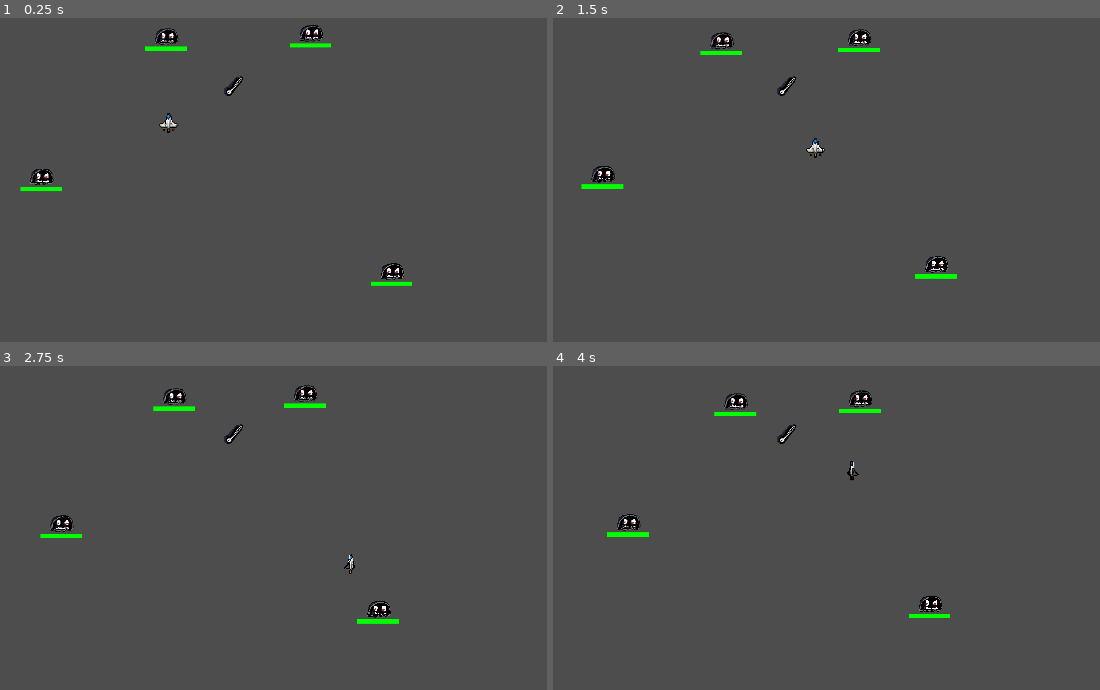
Above: before the commit, frames 1-4 (two rows, left to right).
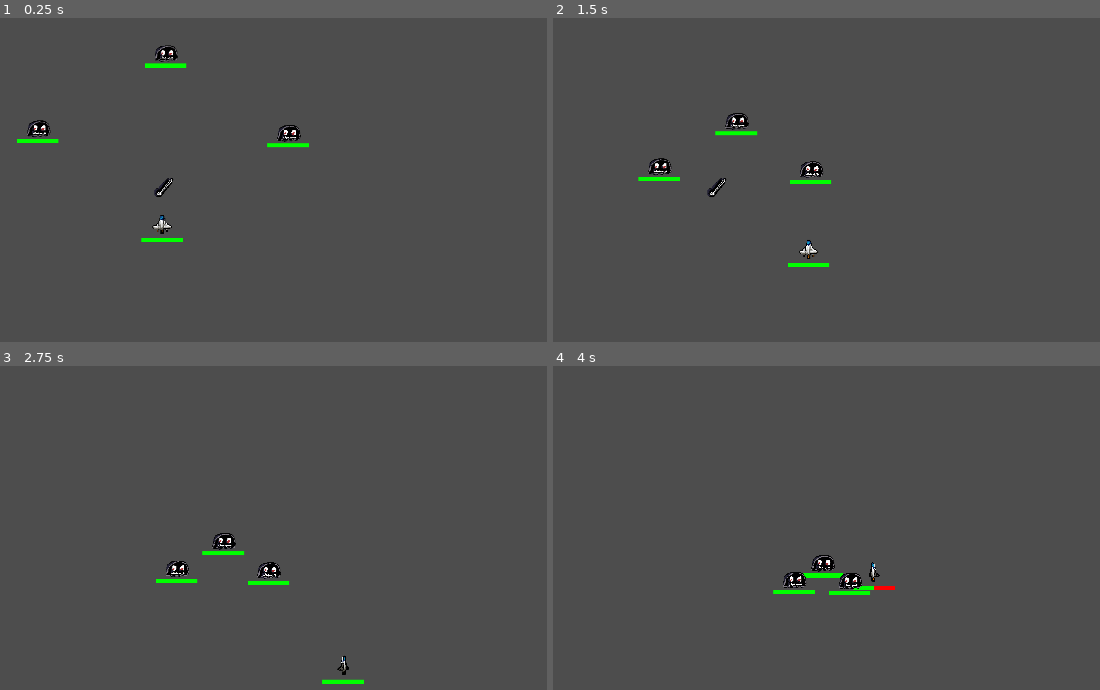
Above: after the commit, the same moments.

Repository: Tigatok/skunkworks-game
Game: Godot game, scene res://Main.tscn
Two runs of this game, one before a commit and one after it. Both use one fixed random seed, a clock stepped at 60 frames per second and the inputs below.
Inputs:
- Up to frame 1 (0.25 s): no input
- Up to frame 2 (1.5 s): hold Right (move_right) 0.53-1.28 s; tap Space (space) at 0.6, 1.35 s; hold Down (move_down) from 1.28 s (still down)
- Up to frame 3 (2.75 s): release Down (move_down) at 2.03 s; hold Right (move_right) from 2.03 s (still down); tap Space (space) at 2.1 s
- Up to frame 4 (4 s): release Right (move_right) at 2.78 s; hold Up (move_up) 2.78-3.53 s; tap Space (space) at 2.85, 3.6 s; hold Left (move_left) from 3.53 s (still down)

The runs differ from the first frame. In frame 1, 2.3% of the frame differs, in the area x 3-76%, y 2-83%; in frame 2, 2.4%, in the area x 5-74%, y 3-81%; in frame 3, 2.3%; in frame 4, 2.2%.

Commit message:
Adds health bar, and death animation

Diff:
--- a/Main.tscn
+++ b/Main.tscn
@@ -7,20 +7,20 @@
 [node name="Main" type="Node"]
 
 [node name="WeaponPickup" parent="." instance=ExtResource("4_70frw")]
-position = Vector2(636, 211)
+position = Vector2(468, 455)
 collision_layer = 1
 weapon_name = "MissileLauncher"
 
 [node name="Player" parent="." instance=ExtResource("2_043f6")]
+position = Vector2(464, 544)
+speed = 300
+weapons = []
 
 [node name="Monster" parent="." instance=ExtResource("3_ocsmo")]
 position = Vector2(473, 95)
 
 [node name="Monster2" parent="." instance=ExtResource("3_ocsmo")]
-position = Vector2(824, 87)
+position = Vector2(134, 295)
 
 [node name="Monster3" parent="." instance=ExtResource("3_ocsmo")]
-position = Vector2(170, 436)
-
-[node name="Monster4" parent="." instance=ExtResource("3_ocsmo")]
-position = Vector2(1021, 666)
+position = Vector2(799, 307)
--- a/Missile/missile.tscn
+++ b/Missile/missile.tscn
@@ -9,6 +9,8 @@
 
 [node name="Missile" type="RigidBody2D"]
 position = Vector2(322, 284)
+collision_layer = 0
+mass = 0.01
 gravity_scale = 2.66454e-15
 script = ExtResource("1_tywn1")
 
--- a/Monster/monster.gd
+++ b/Monster/monster.gd
@@ -1,6 +1,7 @@
-extends Area2D
+extends RigidBody2D
 
 @export var health = 20
+@export var damage = 5
 @onready var player = $"../Player"
 @onready var healthBar = $HealthBar
 
@@ -9,20 +10,25 @@
 var damageTaken
 var totalSize = 100
 
-func _on_body_entered(body):
-	takeDamage(body)
-
 func _on_damaged():
 	var xRemove = totalSize / damageTaken
 	$HealthBar/Green.size.x -= xRemove
 
 func _physics_process(delta):
+	#move_and_collide(Vector2(player.position).normalized())
 	moveTowardPlayer(delta)
+#	if (!$Weapon):
+#		return
+#	# Check for active weapon, or fire all of them.
+#	var activeWeapon = $Weapon
+#	activeWeapon.fireWeapon()
 
 func moveTowardPlayer(delta):
+	if (!player):
+		return
 	var direction = Vector2(player.position - self.position)
-	var moveSpeed = direction * delta * 0.04
-	position += moveSpeed
+	var moveSpeed = direction * delta * 0.4
+	move_and_collide(moveSpeed)
 
 func takeDamage(body):
 	damageTaken = body.damage
@@ -32,3 +38,10 @@
 	print("Hit, health: ", health)
 	if (health <= 0):
 		queue_free()
+
+
+func _on_body_entered(body):
+	if (body.name == "Missile"):
+		takeDamage(body)
+	if (body.name == "Player"):
+		body.takeDamage(damage)
--- a/Monster/monster.tscn
+++ b/Monster/monster.tscn
@@ -5,16 +5,20 @@
 [ext_resource type="PackedScene" uid="uid://py04wbstlxxq" path="res://Utils/HealthBar.tscn" id="3_qp4ga"]
 
 [sub_resource type="RectangleShape2D" id="RectangleShape2D_vvs6t"]
-size = Vector2(56, 39)
+size = Vector2(64, 46)
 
-[node name="Monster" type="Area2D"]
+[node name="Monster" type="RigidBody2D"]
+collision_mask = 0
+gravity_scale = 2.66454e-15
+max_contacts_reported = 1
+contact_monitor = true
 script = ExtResource("1_wq45l")
 
 [node name="Sprite2D" type="Sprite2D" parent="."]
 texture = ExtResource("1_guaso")
 
 [node name="CollisionShape2D" type="CollisionShape2D" parent="."]
-position = Vector2(2, -4.5)
+position = Vector2(2, -4)
 shape = SubResource("RectangleShape2D_vvs6t")
 
 [node name="HealthBar" parent="." instance=ExtResource("3_qp4ga")]
--- a/Player/Player.gd
+++ b/Player/Player.gd
@@ -2,6 +2,8 @@
 
 @export var speed = 300
 @export var weapons = []
+@export var playerHealth = 50
+@onready var maxSize = playerHealth
 
 func handle_move():
 	var input_dir = Input.get_vector("move_left", "move_right", "move_up", "move_down")
@@ -29,6 +31,20 @@
 		$AnimatedSprite2D.flip_h = false
 
 func _physics_process(delta):
+	if (playerHealth <= 0):
+		dead()
+		return
 	handle_move()
 	handle_fire()
 	move_and_collide(velocity * delta)
+
+func dead():
+	$AnimatedSprite2D.play("explode")
+	$AnimatedSprite2D.animation_finished
+
+
+func takeDamage(damageTaken: int):
+	var ratio = float(damageTaken) / float(maxSize)
+	var amountToRemove = float(ratio) * float(100)
+	$HealthBar/Green.size.x -= amountToRemove
+	playerHealth -= damageTaken
--- a/Player/Player.tscn
+++ b/Player/Player.tscn
@@ -1,8 +1,26 @@
-[gd_scene load_steps=6 format=3 uid="uid://bq7rtwda5y4lb"]
+[gd_scene load_steps=12 format=3 uid="uid://bq7rtwda5y4lb"]
 
 [ext_resource type="Script" path="res://Player/Player.gd" id="1_8u3b3"]
 [ext_resource type="Texture2D" uid="uid://c6133q8s1142y" path="res://Player/spaceship-side.png" id="2_r4pid"]
+[ext_resource type="PackedScene" uid="uid://py04wbstlxxq" path="res://Utils/HealthBar.tscn" id="2_t7hos"]
 [ext_resource type="Texture2D" uid="uid://c5wkhru5u8w1s" path="res://Player/spaceship-1.png" id="3_es48b"]
+[ext_resource type="Texture2D" uid="uid://bmxo2i3bpvqos" path="res://Player/explosion.png" id="5_fmkxx"]
+
+[sub_resource type="AtlasTexture" id="AtlasTexture_wxd5t"]
+atlas = ExtResource("5_fmkxx")
+region = Rect2(0, 0, 64, 64)
+
+[sub_resource type="AtlasTexture" id="AtlasTexture_xeu3x"]
+atlas = ExtResource("5_fmkxx")
+region = Rect2(64, 0, 64, 64)
+
+[sub_resource type="AtlasTexture" id="AtlasTexture_vs826"]
+atlas = ExtResource("5_fmkxx")
+region = Rect2(128, 0, 64, 64)
+
+[sub_resource type="AtlasTexture" id="AtlasTexture_lrt8r"]
+atlas = ExtResource("5_fmkxx")
+region = Rect2(192, 0, 64, 64)
 
 [sub_resource type="SpriteFrames" id="SpriteFrames_3ma5k"]
 animations = [{
@@ -18,8 +36,25 @@
 "duration": 1.0,
 "texture": ExtResource("3_es48b")
 }],
+"loop": false,
+"name": &"default",
+"speed": 5.0
+}, {
+"frames": [{
+"duration": 1.0,
+"texture": SubResource("AtlasTexture_wxd5t")
+}, {
+"duration": 1.0,
+"texture": SubResource("AtlasTexture_xeu3x")
+}, {
+"duration": 1.0,
+"texture": SubResource("AtlasTexture_vs826")
+}, {
+"duration": 1.0,
+"texture": SubResource("AtlasTexture_lrt8r")
+}],
 "loop": true,
-"name": &"default",
+"name": &"explode",
 "speed": 5.0
 }]
 
@@ -30,6 +65,13 @@
 [node name="Player" type="CharacterBody2D"]
 position = Vector2(480, 300)
 script = ExtResource("1_8u3b3")
+playerHealth = 10
+
+[node name="HealthBar" parent="." instance=ExtResource("2_t7hos")]
+offset_left = -50.0
+offset_top = 34.0
+offset_right = 50.0
+offset_bottom = 44.0
 
 [node name="AnimatedSprite2D" type="AnimatedSprite2D" parent="."]
 sprite_frames = SubResource("SpriteFrames_3ma5k")
Binary file added: Player/explosion.png
Not shown, added: Player/explosion.png.import
